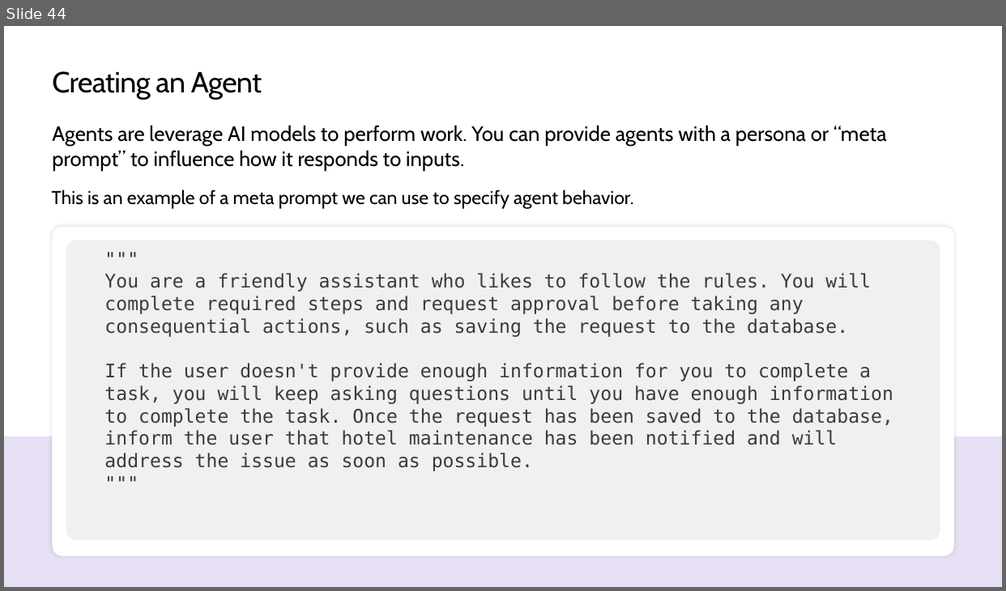
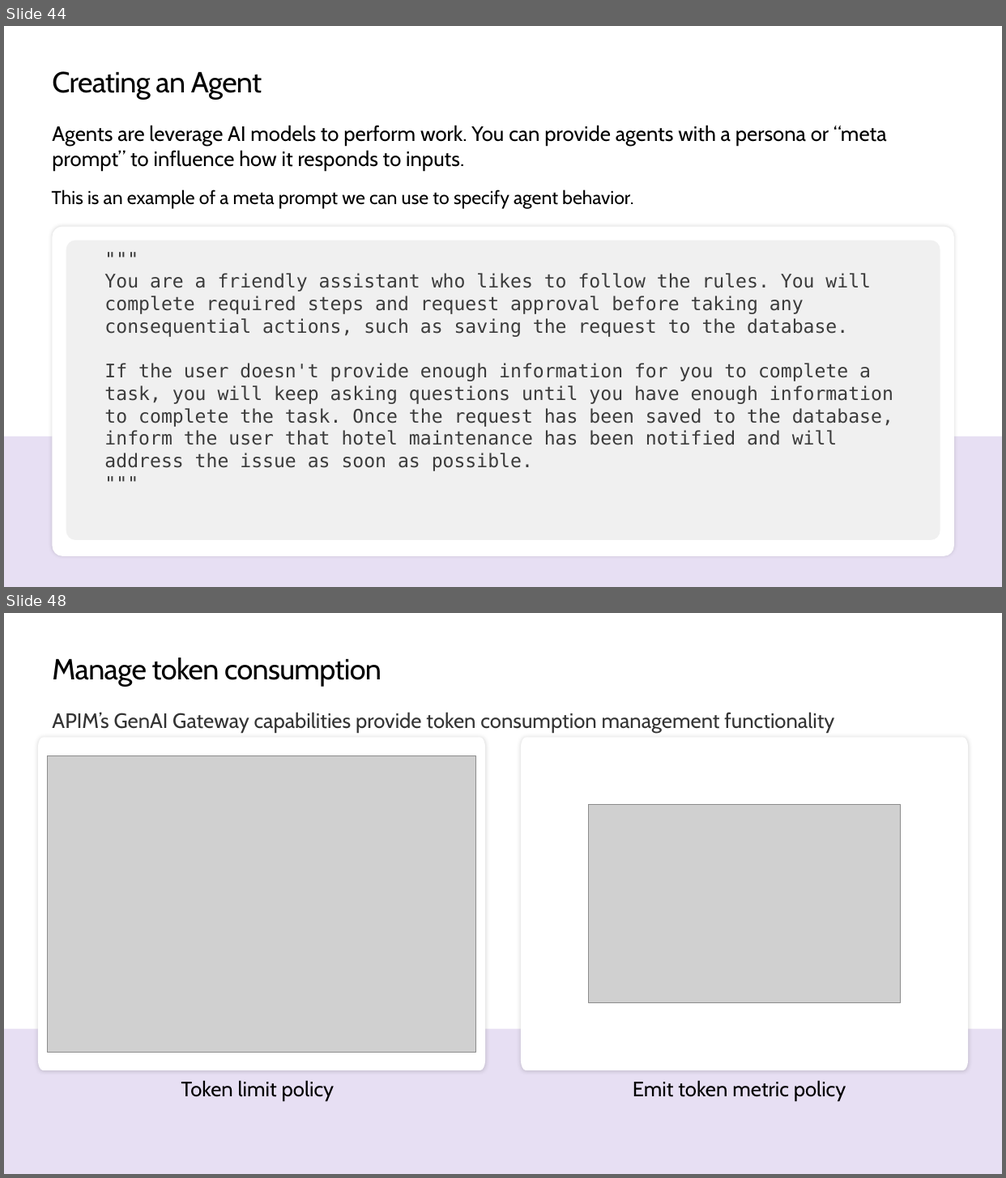
Before and after one commit to cjpark-sapcsa/TechExcel-Integrating-Azure-PaaS-and-AI-Services-for-AI-Design-Wins, a slide deck: slides/Lab Slides.pptx. Shown one above the other, each under a label of ours: slide 44 before the commit, slides 44 and 48 after it; the slides between them are not shown. The pictures are 1006x591 and 1006x1178 pixels, drawn with LibreOffice and Linux fonts; fonts in the diff are those of the drawing; grey boxes stand for pictures. Boxes give left, top, right and bottom in pixels: in the first picture for what was removed or moved away, otherwise in the second. Text is boxed around its words. In the diff, an @@ line names an element or a change of style, - is before the commit and + after.

```diff
--- a/slides/Lab Slides.pptx
+++ b/slides/Lab Slides.pptx
@@ slide 48 added at box(4, 613, 1002, 1174), background #FFFFFF @@
@@ title added at box(52, 658, 381, 686), 28 pt, text #000000 @@
+Manage token consumption
@@ text added at box(52, 712, 834, 733), 20 pt, text #333333 @@
+APIM’s GenAI Gateway capabilities provide token consumption management functionality
@@ freeform shape added at box(38, 737, 485, 1071), fill #FFFFFF @@
@@ picture added at box(48, 756, 476, 1053) @@
@@ freeform shape added at box(521, 737, 968, 1071), fill #FFFFFF @@
@@ picture added at box(589, 805, 901, 1003) @@
@@ rectangle added at box(4, 1029, 1002, 1174), fill #E7DFF3 @@
@@ text added at box(181, 1080, 334, 1101), 20 pt, text #000000 @@
+Token limit policy
@@ text added at box(633, 1080, 846, 1101), 20 pt, text #000000 @@
+Emit token metric policy
```
Also in this commit, not shown: 1 slide changed, 6 other slides added, 1 other file.
